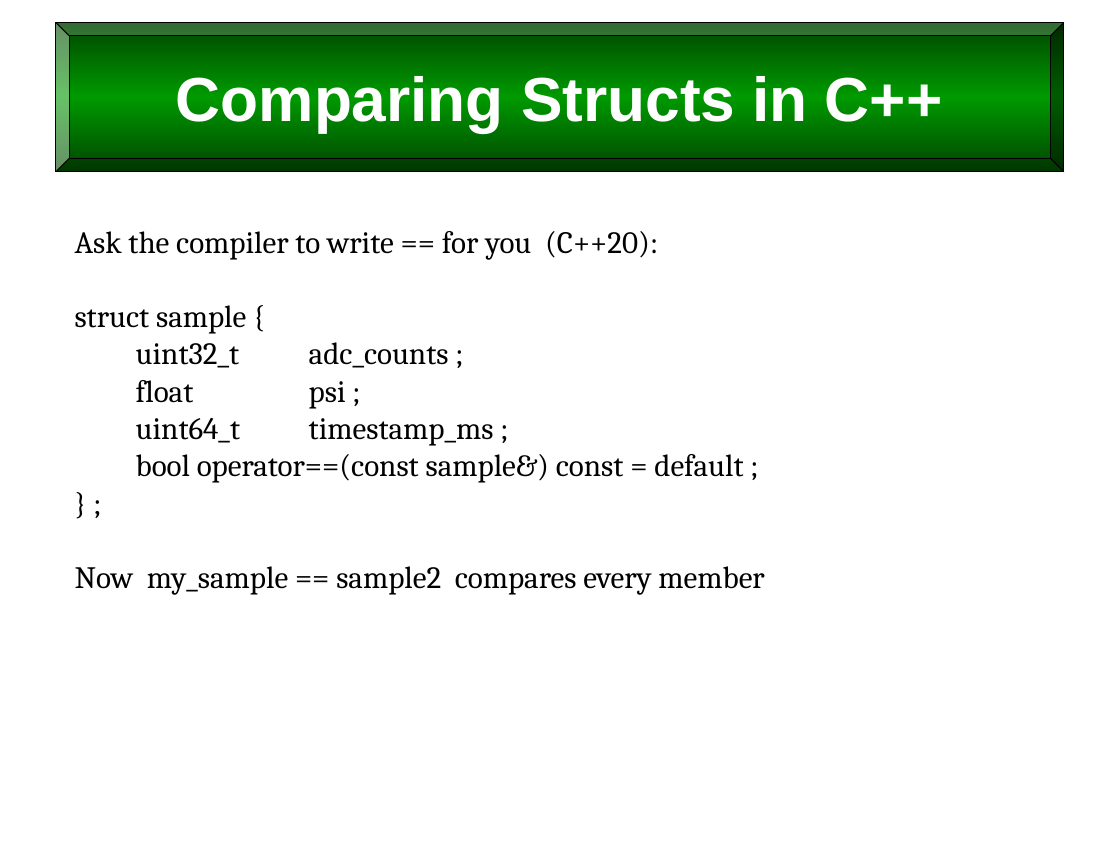
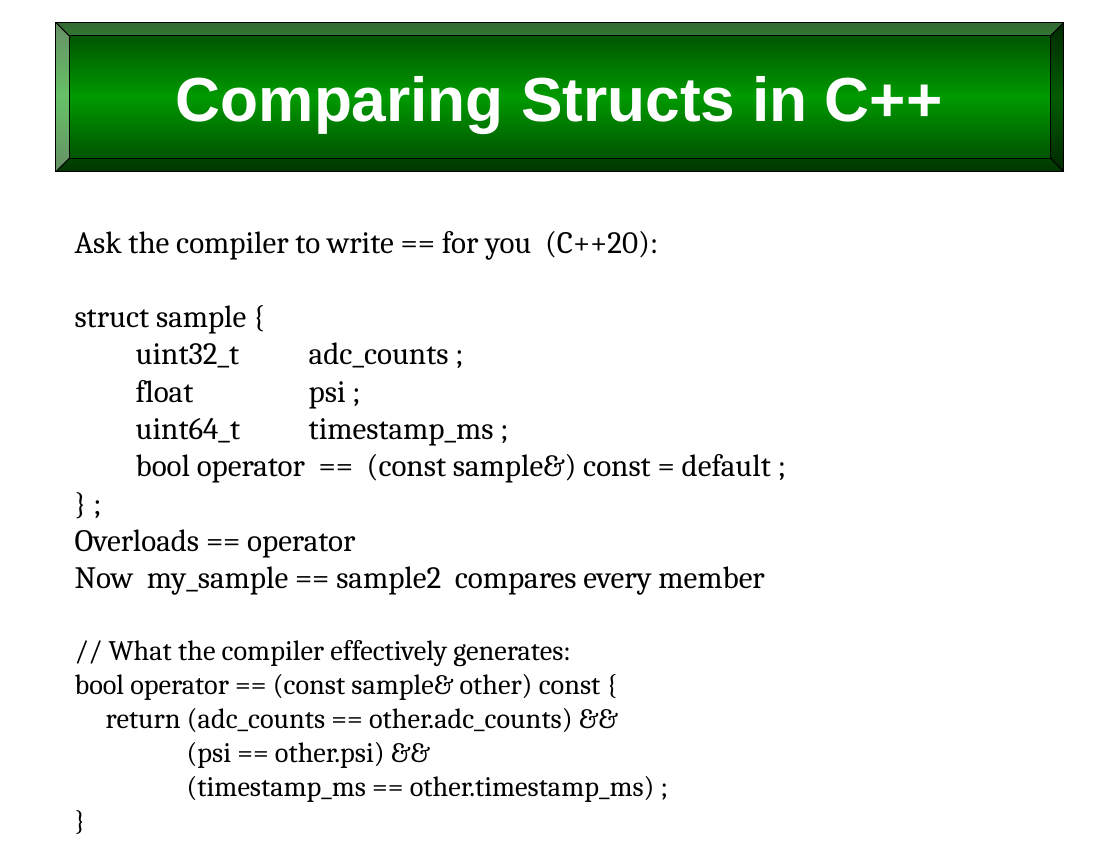
Before and after one commit to billswartz7/IntroToProgramming, a slide deck: slide 23 of Slides/L7_Operators-and-Logic.pptx. Drawn at 1120x865 pixels with LibreOffice and Linux fonts; fonts in the diff are those of the drawing. Boxes give left, top, right and bottom in pixels: in the first picture for what was removed or moved away, otherwise in the second. Text is boxed around its words. In the diff, an @@ line names an element or a change of style, - is before the commit and + after.

Commit message:
Updated the Operators and Logic Slides

```diff
--- a/Slides/L7_Operators-and-Logic.pptx
+++ b/Slides/L7_Operators-and-Logic.pptx
@@ text at <box>136,454,771,483</box>: spaces changed @@
-bool operator==(const sample&) const = default ;
+bool operator == (const sample&) const = default ;
@@ text at <box>75,529,355,558</box>: paragraph added @@
+Overloads == operator
@@ text at <box>75,640,655,802</box>: paragraphs added @@
+// What the compiler effectively generates:
+bool operator == (const sample& other) const {
+return (adc_counts == other.adc_counts) &&
+(psi == other.psi) &&
+(timestamp_ms == other.timestamp_ms) ;
+}
```
Also in this commit, not shown: 10 other slides changed, 1 other file.
